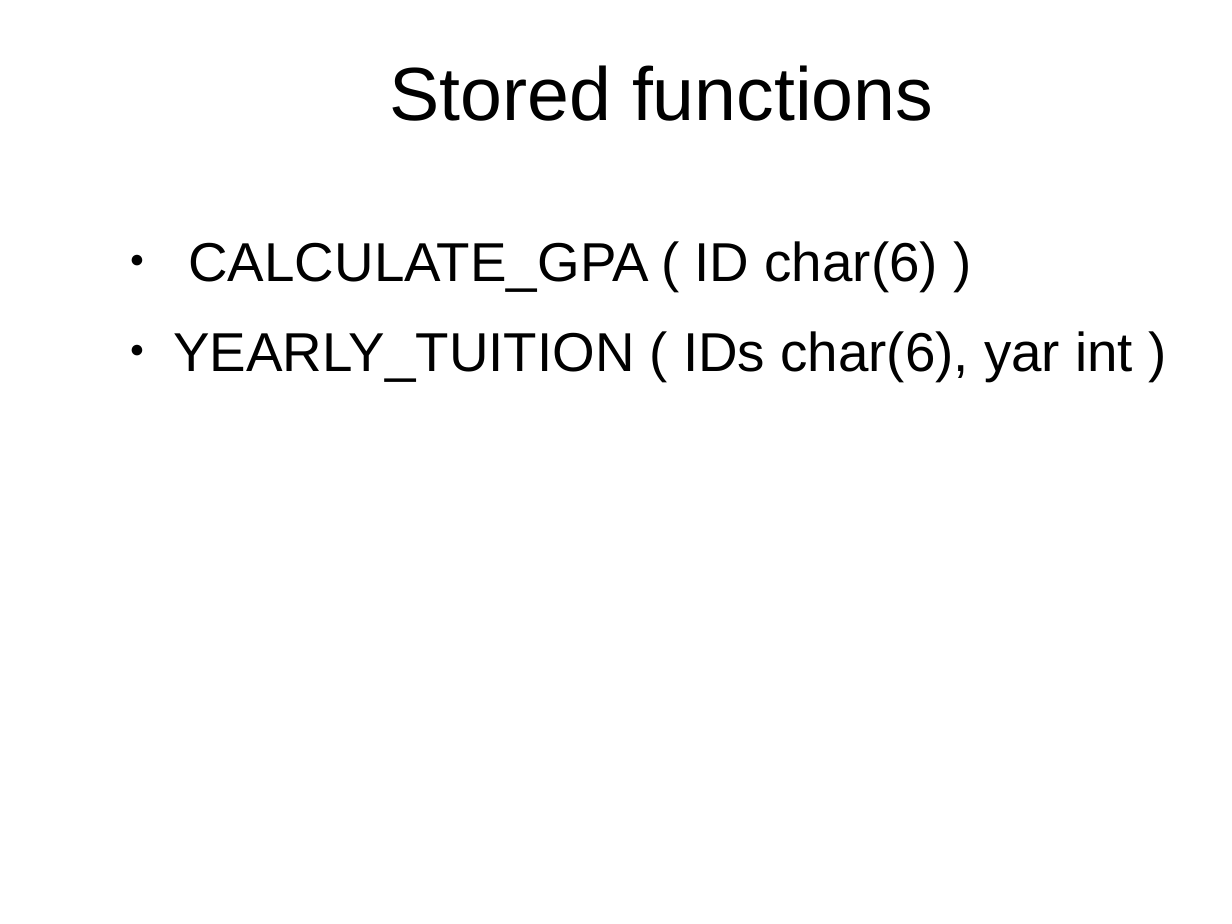
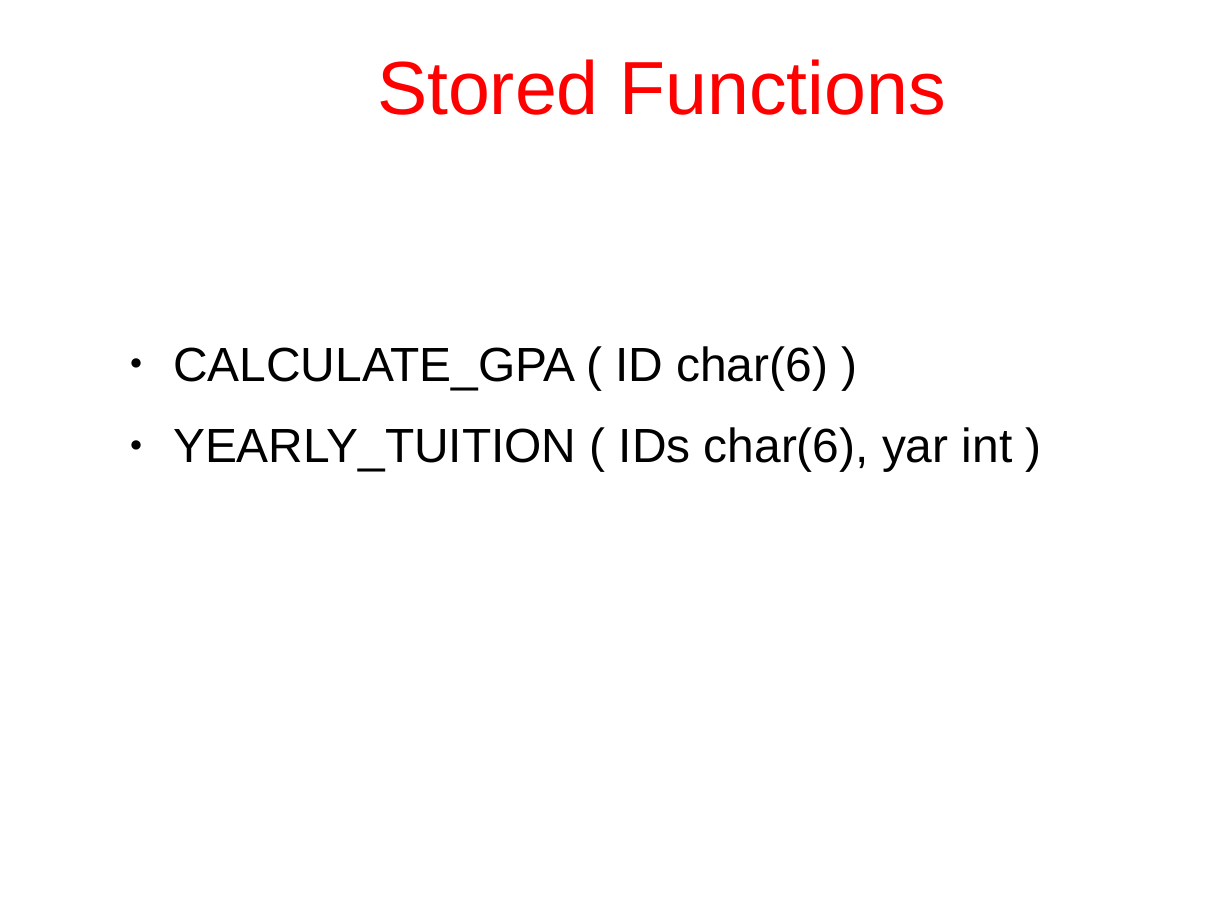
Before and after one commit to CommonHouseCat/CT206H-Course-project, a slide deck: slide 5 of PDF/CT206H-B2105727-StudentManagement.pptx. Drawn at 1232x924 pixels with LibreOffice and Linux fonts; fonts in the diff are those of the drawing; background and template pictures are left out. Boxes give left, top, right and bottom in pixels: in the first picture for what was removed or moved away, otherwise in the second. Text is boxed around its words. In the diff, an @@ line names an element or a change of style, - is before the commit and + after.

```diff
--- a/PDF/CT206H-B2105727-StudentManagement.pptx
+++ b/PDF/CT206H-B2105727-StudentManagement.pptx
@@ title at <box>377,59,946,115</box>: text changed; text colour #000000 to #FF0000 @@
-Stored functions
+Stored Functions
@@ text "CALCULATE_GPA ( ID char(6) )": place and size @@
-text "CALCULATE_GPA ( ID char(6) )" at <box>173,241,1133,380</box>
+text "CALCULATE_GPA ( ID char(6) )" at <box>173,346,1013,471</box>
@@ text "CALCULATE_GPA ( ID char(6) )" at <box>173,346,1013,471</box>: size 32 to 28 pt; line spacing 1 to 0.9 @@
```
Also in this commit, not shown: 11 other slides changed, 4 other files.
